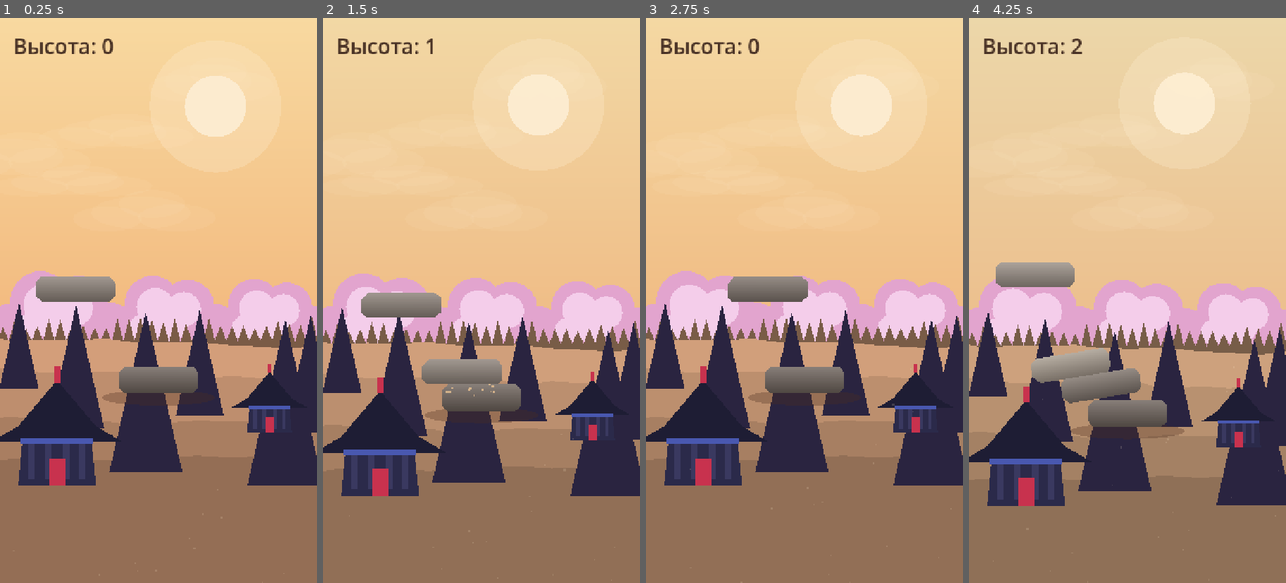
Above: before the commit, frames 1-4 (left to right).
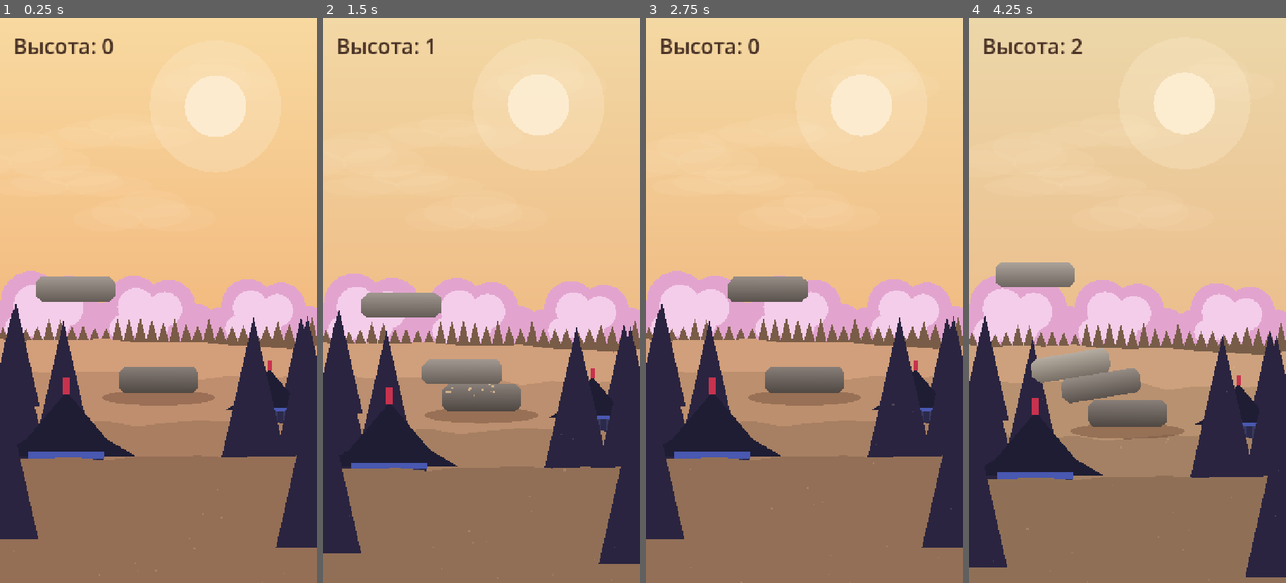
Above: after the commit, the same moments.

Repository: Babaika8/balance-tower
Game: Godot game, scene res://main.tscn
Two runs of this game, one before a commit and one after it. Both use one fixed random seed, a clock stepped at 60 frames per second and the inputs below.
Inputs (mouse positions are in pixels of both pictures, inside the frame that each line leads up to):
- Up to frame 1 (0.25 s): no input
- Up to frame 2 (1.5 s): tap Enter at 0.5 s; move the mouse to (551, 272) at 0.52 s; click (551, 272) at 0.67 s; tap Space at 0.77 s; drag from (418, 328) to (465, 413) at 1.27 s
- Up to frame 3 (2.75 s): move the mouse to (836, 176) at 2.02 s; click (836, 176) at 2.17 s
- Up to frame 4 (4.25 s): drag from (1111, 413) to (1032, 215) at 2.77 s; move the mouse to (1222, 385) at 3.52 s; click (1222, 385) at 3.67 s; tap Space at 3.77 s

The runs differ from the first frame. In frame 1, 16% of the frame differs, in the area x 0-100%, y 44-94%; in frame 2, 16%; in frame 3, 16%; in frame 4, 17%, in the area x 0-100%, y 45-99%.

Commit message:
Atmosphere v6: depth layering — houses sunk behind ground waves, foreground frame
- interleave props between dune waves: left house behind front wave,
  right house behind 2nd wave (bases hidden -> planted look)
- move firs out of center to the edges (keep stones the focus)
- add foreground plane: huge dark firs in the corners as a frame
- houses/firs share parallax factor with their covering wave so coverage
  stays consistent while scrolling

Co-Authored-By: Claude Opus 4.8 <noreply@anthropic.com>

Diff:
--- a/game.gd
+++ b/game.gd
@@ -193,45 +193,42 @@
 		atmo_clouds.append({"node": cl, "nx": randf(), "speed": randf_range(0.010, 0.020),
 				"ny": randf_range(120, 480)})
 
-	# Большие розовые сакуры-облака на самом дальнем плане (за лесом).
-	for nx in [0.18, 0.52, 0.84]:
-		var sp := _make_sakura_puff(randf_range(1.3, 1.9))
-		layer.add_child(sp)
-		atmo_props.append({"node": sp, "nx": nx + randf_range(-0.04, 0.04), "base_y": 700.0, "factor": 0.12})
-
-	# Дальняя кромка леса (силуэт треугольников, как в референсе) — за дюнами.
+	# Слои добавляются строго от дальнего к ближнему (порядок = z). Дома и ёлки
+	# вставлены МЕЖДУ волнами земли, чтобы передняя волна перекрывала их низ.
+	# nx у ёлок — только края (центр свободен под камни).
+
+	# --- ДАЛЬНИЙ ПЛАН ---
+	for nx in [0.15, 0.46, 0.82]:
+		var puff := _make_sakura_puff(randf_range(1.3, 1.9))
+		layer.add_child(puff)
+		atmo_props.append({"node": puff, "nx": nx + randf_range(-0.04, 0.04), "base_y": 700.0, "factor": 0.12})
 	var forest := _make_forest_row()
 	layer.add_child(forest)
 	atmo_dunes.append({"node": forest, "base_y": 726.0, "factor": 0.16, "shade": 0.42})
 
-	# Дюны: несколько слоёв на всю ширину (центрируются по экрану), заметный параллакс.
-	# base_y — мировой уровень гребня; factor — скорость параллакса; shade — затемнение.
-	var dune_specs := [
-		[760.0, 36.0, 0.18, 0.00], [840.0, 52.0, 0.30, 0.10],
-		[930.0, 50.0, 0.44, 0.20], [1040.0, 46.0, 0.60, 0.30],
-	]
-	for i in range(dune_specs.size()):
-		var sp2: Array = dune_specs[i]
-		var dn := _make_dune(sp2[1], 7 + i, i * 13 + 3)
-		layer.add_child(dn)
-		atmo_dunes.append({"node": dn, "base_y": sp2[0], "factor": sp2[2], "shade": sp2[3]})
-
-	# Ёлки — крупные простые тёмные треугольники, разной глубины (гиперболизировано).
-	var fir_plan := [[0.06, 840.0, 1.4, 0.24], [0.24, 930.0, 2.0, 0.40],
-			[0.46, 1030.0, 2.6, 0.56], [0.63, 900.0, 1.7, 0.34],
-			[0.9, 1060.0, 2.7, 0.58], [0.98, 940.0, 1.9, 0.40]]
-	for fp in fir_plan:
-		var fr := _make_fir(fp[2])
-		layer.add_child(fr)
-		atmo_props.append({"node": fr, "nx": fp[0], "base_y": fp[1], "factor": fp[3]})
-
-	# Дома — плоский стиль пагоды, крупные. Большой слева, поменьше справа.
-	var big := _make_house(2.6)
-	layer.add_child(big)
-	atmo_props.append({"node": big, "nx": 0.18, "base_y": 1060.0, "factor": 0.6})
-	var small := _make_house(1.5)
-	layer.add_child(small)
-	atmo_props.append({"node": small, "nx": 0.85, "base_y": 940.0, "factor": 0.42})
+	# --- СРЕДНИЙ ПЛАН: волны земли, между ними дома/ёлки ---
+	_add_dune(layer, 36.0, 7, 3, 760.0, 0.18, 0.00)   # волна 4 (дальняя)
+	_add_dune(layer, 52.0, 8, 16, 840.0, 0.30, 0.10)  # волна 3
+	# мелкие краевые ёлки + ПРАВЫЙ дом — уйдут за волну 2
+	_add_fir(layer, 0.05, 880.0, 1.7, 0.40)
+	_add_fir(layer, 0.95, 900.0, 1.6, 0.40)
+	var rhouse := _make_house(1.7)
+	layer.add_child(rhouse)
+	atmo_props.append({"node": rhouse, "nx": 0.85, "base_y": 952.0, "factor": 0.44})
+	_add_dune(layer, 50.0, 9, 29, 930.0, 0.44, 0.20)  # волна 2 (перекрывает правый дом)
+	# крупные краевые ёлки + ЛЕВЫЙ дом — уйдут за волну 1 (переднюю)
+	_add_fir(layer, 0.04, 1010.0, 2.5, 0.56)
+	_add_fir(layer, 0.2, 980.0, 2.1, 0.56)
+	_add_fir(layer, 0.8, 1000.0, 2.3, 0.56)
+	_add_fir(layer, 0.97, 1040.0, 2.6, 0.56)
+	var lhouse := _make_house(2.7)
+	layer.add_child(lhouse)
+	atmo_props.append({"node": lhouse, "nx": 0.21, "base_y": 1095.0, "factor": 0.60})
+	_add_dune(layer, 46.0, 10, 42, 1040.0, 0.60, 0.30) # волна 1 (передняя, перекрывает левый дом)
+
+	# --- ПЕРЕДНИЙ ПЛАН: огромные тёмные ёлки в самых углах (рамка, центр свободен) ---
+	_add_fir(layer, -0.03, 1180.0, 3.4, 0.85)
+	_add_fir(layer, 1.03, 1200.0, 3.6, 0.90)
 
 	# Лёгкие частицы-пылинки, медленно плывут вверх.
 	motes = CPUParticles2D.new()
@@ -270,6 +267,17 @@
 	var p := Polygon2D.new()
 	p.polygon = pts
 	return p
+
+# Создать дюну, добавить в слой (z = порядок) и зарегистрировать для параллакса.
+func _add_dune(layer: CanvasLayer, amp: float, step_seed: int, seed: int, base_y: float, factor: float, shade: float) -> void:
+	var dn := _make_dune(amp, step_seed, seed)
+	layer.add_child(dn)
+	atmo_dunes.append({"node": dn, "base_y": base_y, "factor": factor, "shade": shade})
+
+func _add_fir(layer: CanvasLayer, nx: float, base_y: float, scale: float, factor: float) -> void:
+	var fr := _make_fir(scale)
+	layer.add_child(fr)
+	atmo_props.append({"node": fr, "nx": nx, "base_y": base_y, "factor": factor})
 
 func _make_sakura(scale: float) -> Node2D:
 	var n := Node2D.new()
